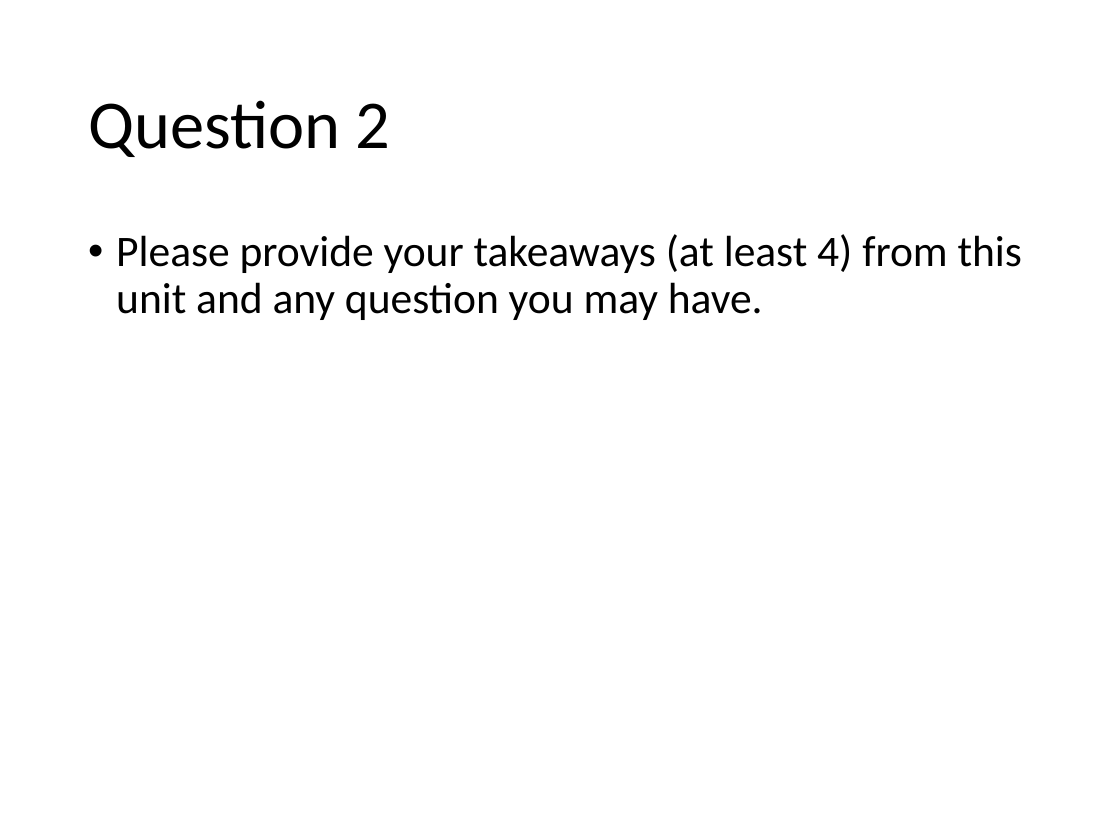
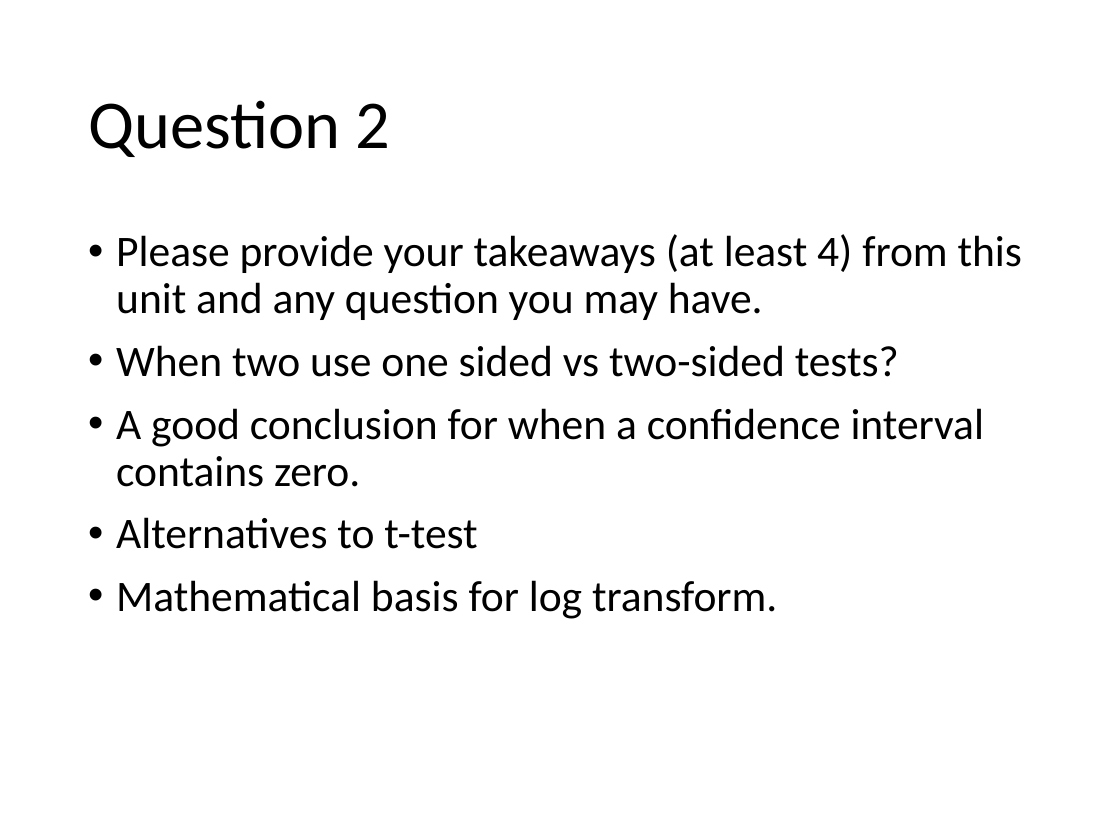
Before and after one commit to bgoodwinSMU/MSDS6371, a slide deck: slide 51 of Unit3/Ben_goodwin_live_Session_3.pptx (slide 46 before the commit). Drawn at 1120x840 pixels with LibreOffice and Linux fonts; fonts in the diff are those of the drawing. Boxes give left, top, right and bottom in pixels: in the first picture for what was removed or moved away, otherwise in the second. Text is boxed around its words. In the diff, an @@ line names an element or a change of style, - is before the commit and + after.

```diff
--- a/Unit3/Ben_goodwin_live_Session_3.pptx
+++ b/Unit3/Ben_goodwin_live_Session_3.pptx
@@ text at box(116, 345, 984, 619): paragraphs added @@
+• When two use one sided vs two-sided tests?
+• A good conclusion for when a confidence interval contains zero.
+• Alternatives to t-test
+• Mathematical basis for log transform.
```
Also in this commit, not shown: 2 other slides changed, 5 slides added.
